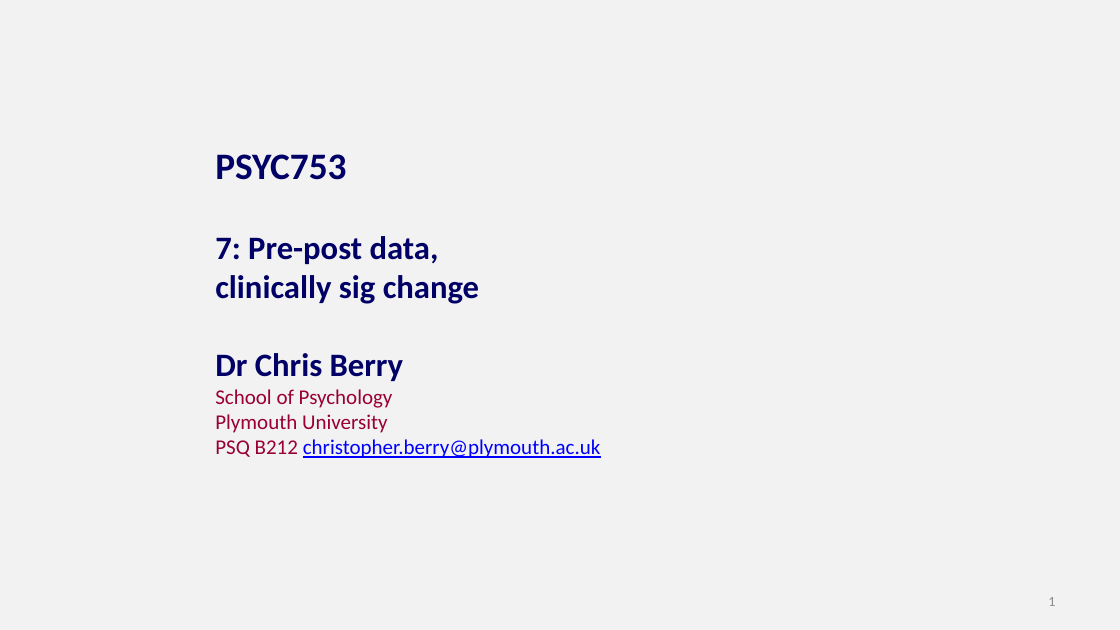
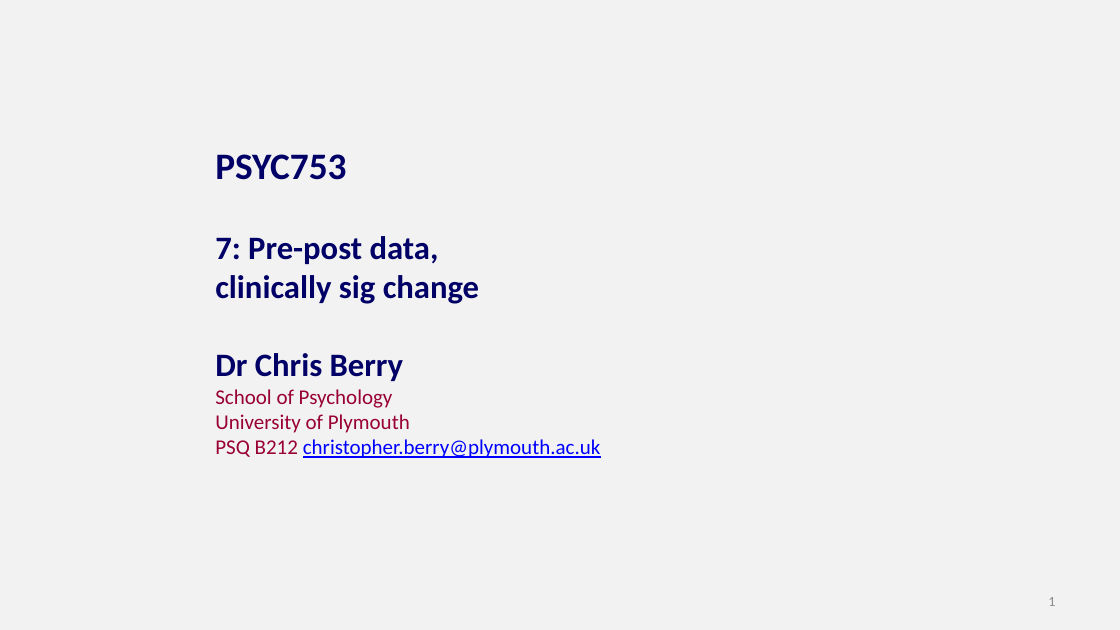
Before and after one commit to chrisjberry/datafluencyCB, a slide deck: slide 1 of docs/slides/PSYC753_L7_PrePostData.pptx. Drawn at 1120x630 pixels with LibreOffice and Linux fonts; fonts in the diff are those of the drawing. Boxes give left, top, right and bottom in pixels: in the first picture for what was removed or moved away, otherwise in the second. Text is boxed around its words. In the diff, an @@ line names an element or a change of style, - is before the commit and + after.

```diff
--- a/docs/slides/PSYC753_L7_PrePostData.pptx
+++ b/docs/slides/PSYC753_L7_PrePostData.pptx
@@ text at (215, 353, 601, 458): text changed @@
-Dr Chris Berry
-School of Psychology
-Plymouth University
-PSQ B212 christopher.berry@plymouth.ac.uk
+Dr Chris Berry
+School of Psychology
+University of Plymouth
+PSQ B212 christopher.berry@plymouth.ac.uk
```
Also in this commit, not shown: 1 other slide changed.
